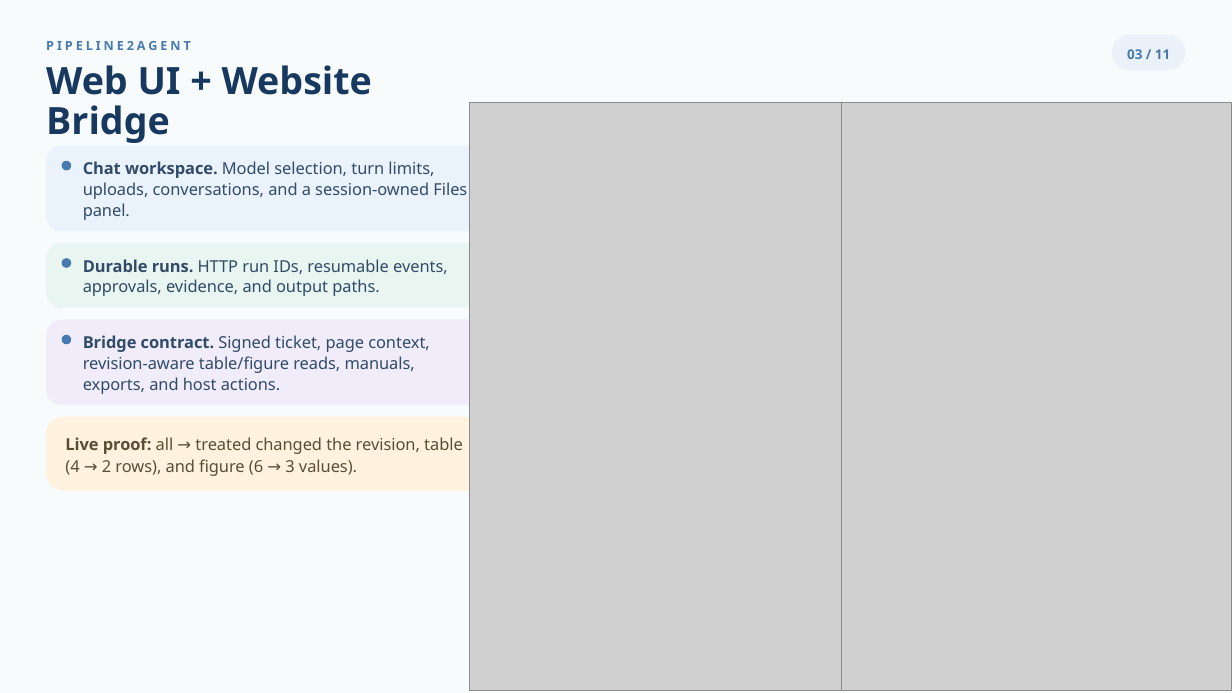
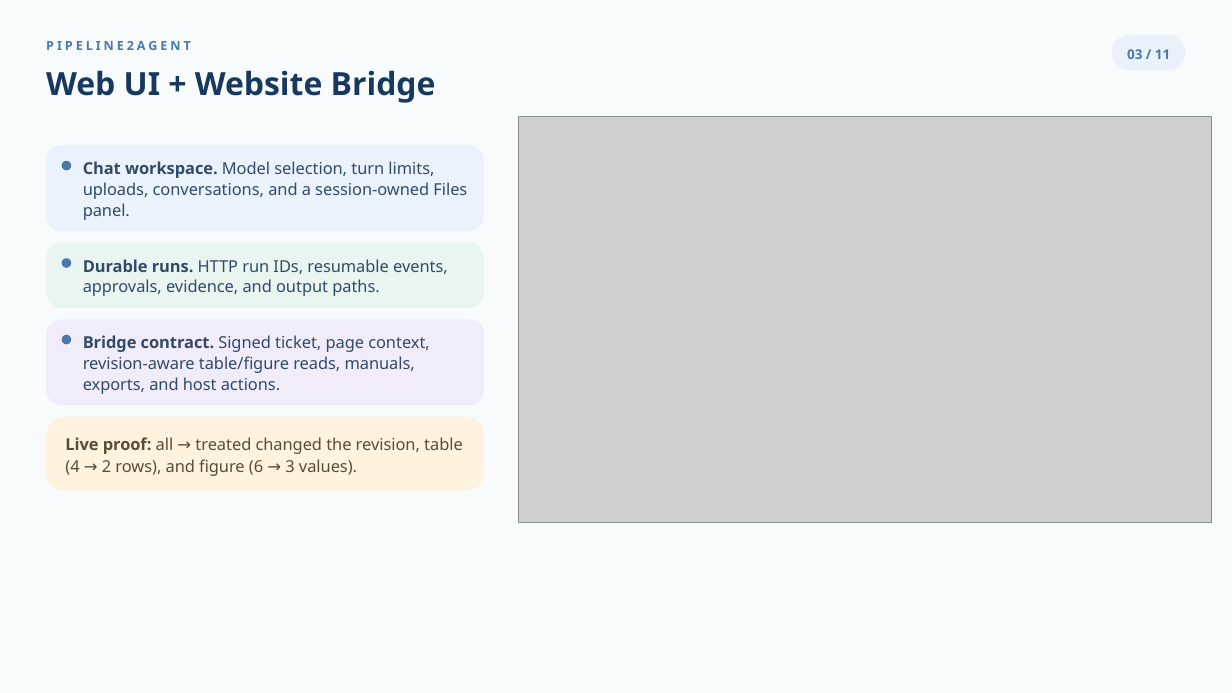
Before and after one commit to ai2lifescience/BioAgent, a slide deck: slide 3 of docs/project_intro/pipeline_agent_introduction.pptx. Drawn at 1232x693 pixels with LibreOffice and Linux fonts; fonts in the diff are those of the drawing; grey boxes stand for pictures. Boxes give left, top, right and bottom in pixels: in the first picture for what was removed or moved away, otherwise in the second. Text is boxed around its words. In the diff, an @@ line names an element or a change of style, - is before the commit and + after.

```diff
--- a/docs/project_intro/pipeline_agent_introduction.pptx
+++ b/docs/project_intro/pipeline_agent_introduction.pptx
@@ text "Web UI + Website Bridge" at [46, 70, 436, 103]: size 29.2 to 24.9 pt @@
@@ picture removed at [470, 103, 934, 689] @@
@@ picture added at [518, 116, 1211, 522] @@
@@ picture removed at [842, 103, 1232, 689] @@
```
Also in this commit, not shown: 10 other slides changed, 1 slide added, 1 other file.
